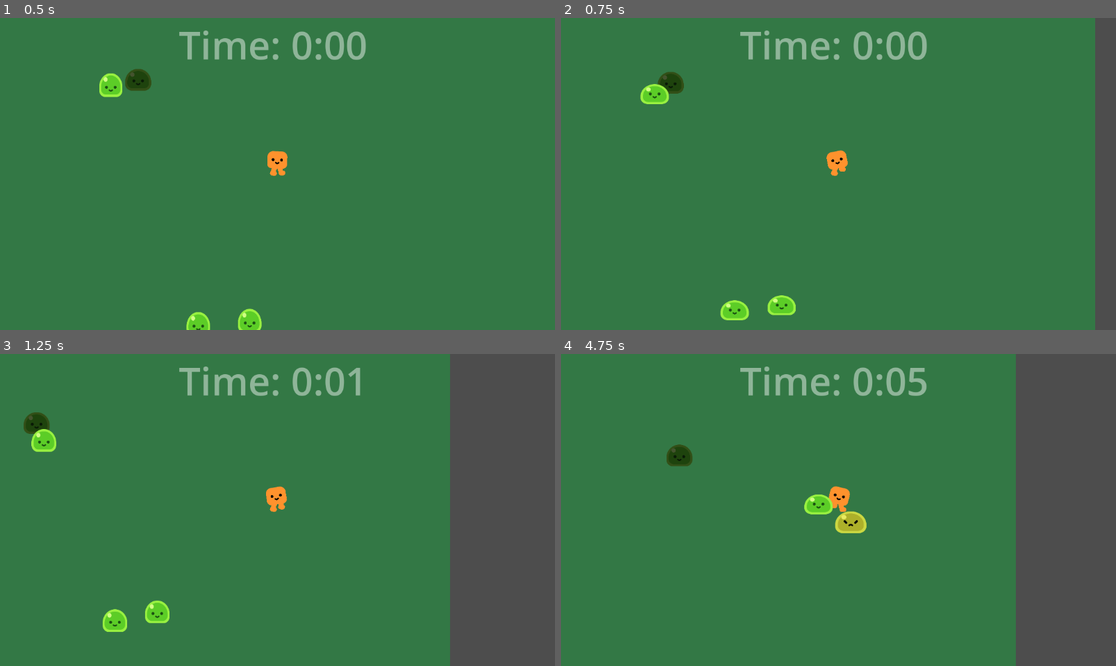
Above: before the commit, frames 1-4 (two rows, left to right).
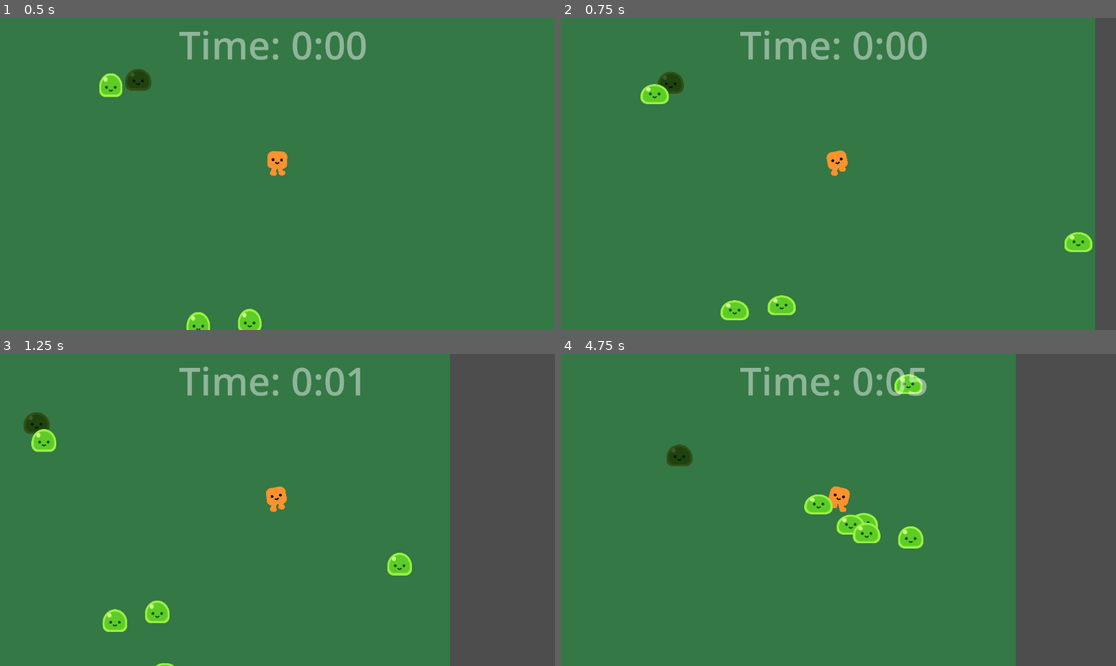
Above: after the commit, the same moments.

Repository: Nalmeder/idleshmup
Game: Godot game, scene res://idleschmup_game.tscn
Same seed, same stepped clock (60 frames per second), same inputs: the game is played once before the commit and once after it.
Inputs:
- Up to frame 1 (0.5 s): no input
- Up to frame 2 (0.75 s): hold Right (right) from 0.53 s (still down)
- Up to frame 3 (1.25 s): keep holding Right (right)
- Up to frame 4 (4.75 s): release Right (right) at 1.28 s; hold Down (down) 1.28-2.03 s; hold Right (right) 2.03-2.78 s; hold Up (up) 2.78-3.53 s; hold Left (left) from 3.53 s (still down)

Frame 1 is identical in both runs. In frame 2, 0.3% of the frame differs, in the area x 90-96%, y 68-76%; in frame 3, 0.3%; in frame 4, 1.2%, in the area x 49-66%, y 6-63%.

Commit message:
made enemies spawn on a timer

Diff:
--- a/Game_Time.gd
+++ b/Game_Time.gd
@@ -1,13 +1,9 @@
-extends Timer
+extends "res://Modified_Timer.gd"
 
 @onready var time_label = %Time_Label
 var elapsed_seconds = 0
 signal new_wave
 const NEW_WAVE = 30
-
-func _physics_process(delta):
-	if time_left < 0.1:  # For some reason in this project my timers will NOT go to zero.
-		_on_timeout()
 
 func get_time(elapsed_time):
 	var time_string = "Time: 0:"
--- /dev/null
+++ b/Modified_Timer.gd
@@ -0,0 +1,8 @@
+extends Timer
+
+func _physics_process(delta):
+	if time_left < 0.1:  # For some reason in this project my timers will NOT go to zero.
+		_on_timeout()
+
+func _on_timeout():
+	pass
--- /dev/null
+++ b/Scripts/modified_timer.tscn
@@ -0,0 +1,6 @@
+[gd_scene load_steps=2 format=3 uid="uid://y2qyjm03nxkp"]
+
+[ext_resource type="Script" path="res://Modified_Timer.gd" id="1_sd4ar"]
+
+[node name="Modified_Timer" type="Timer"]
+script = ExtResource("1_sd4ar")
--- /dev/null
+++ b/Spawn_Timer.gd
@@ -0,0 +1,5 @@
+extends "res://Modified_Timer.gd"
+
+func _on_timeout():
+	emit_signal("timeout")
+	start()
--- a/game_controller.gd
+++ b/game_controller.gd
@@ -1,7 +1,9 @@
 extends Node2D
 
 const GREEN_SLIME = preload("res://characters/slime/Green_Slime.tscn")
-
+const IMMORTAL_SLIME = preload("res://characters/slime/immortal_slime.tscn")
+const WAVES = [GREEN_SLIME, IMMORTAL_SLIME]
+var wave_ptr = 0
 
 func _ready():
 	spawn_mob(GREEN_SLIME)
@@ -16,3 +18,8 @@
 
 func _on_game_time_new_wave():
 	print("NEW WAVE!")
+	wave_ptr = (wave_ptr + 1) % WAVES.size()
+
+
+func _on_spawn_timer_timeout():
+	spawn_mob(WAVES[wave_ptr])
--- a/idleschmup_game.tscn
+++ b/idleschmup_game.tscn
@@ -6,6 +6,7 @@
 [ext_resource type="PackedScene" uid="uid://5bgiub0jk47p" path="res://characters/slime/Green_Slime.tscn" id="2_m4g0g"]
 [ext_resource type="PackedScene" uid="uid://dm7x5034kn7wb" path="res://characters/slime/immortal_slime.tscn" id="4_feq3o"]
 [ext_resource type="Script" path="res://Game_Time.gd" id="6_64l2o"]
+[ext_resource type="Script" path="res://Spawn_Timer.gd" id="7_lb8x1"]
 
 [sub_resource type="CircleShape2D" id="CircleShape2D_c10p2"]
 
@@ -79,4 +80,8 @@
 "
 autowrap_mode = 2
 
+[node name="Spawn_Timer" type="Timer" parent="."]
+script = ExtResource("7_lb8x1")
+
 [connection signal="new_wave" from="CanvasLayer/Game_Time" to="." method="_on_game_time_new_wave"]
+[connection signal="timeout" from="Spawn_Timer" to="." method="_on_spawn_timer_timeout"]
Not shown: 1 places in idleschmup_game.tscn that only renumber resources
